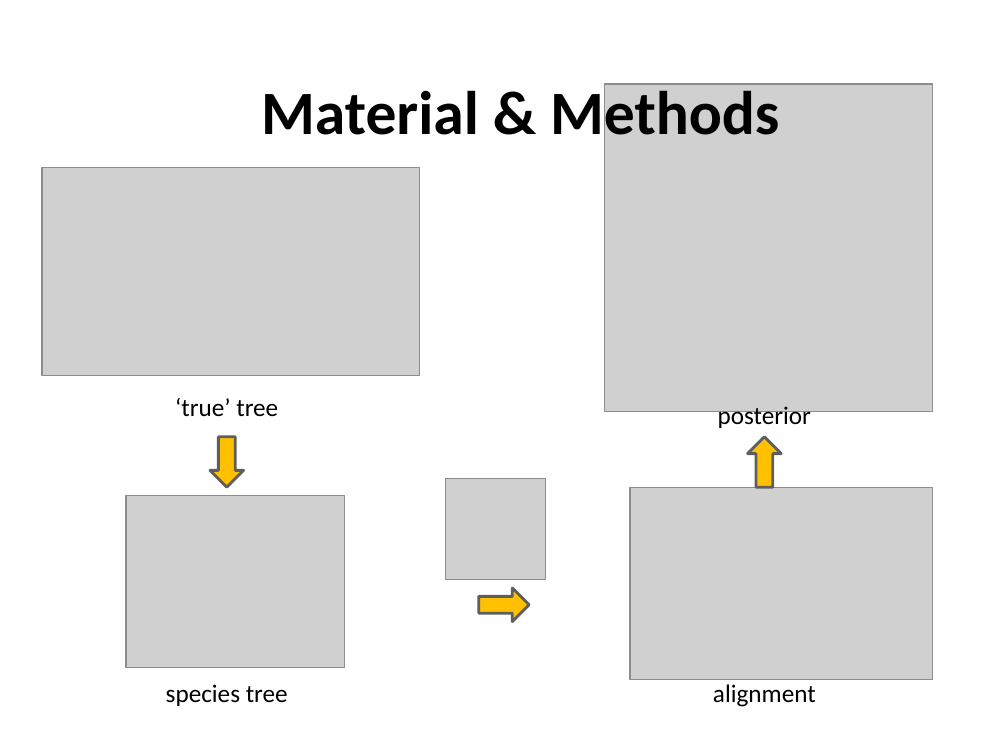
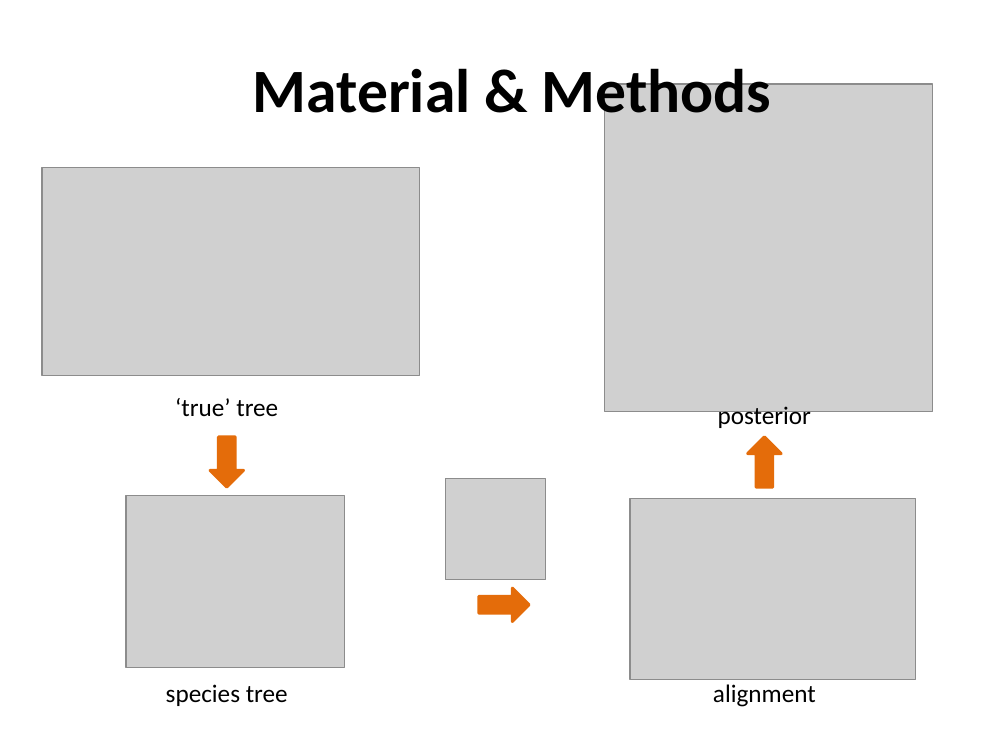
Before and after one commit to richelbilderbeek/Cer2016, a slide deck: slide 7 of doc/Cer2016_Femke Thon & Jolien Gay_V3.0.pptx. Drawn at 1008x756 pixels with LibreOffice and Linux fonts; fonts in the diff are those of the drawing; grey boxes stand for pictures; background and template pictures are left out. Boxes give left, top, right and bottom in pixels: in the first picture for what was removed or moved away, otherwise in the second. Text is boxed around its words. In the diff, an @@ line names an element or a change of style, - is before the commit and + after.

```diff
--- a/doc/Cer2016_Femke Thon & Jolien Gay_V3.0.pptx
+++ b/doc/Cer2016_Femke Thon & Jolien Gay_V3.0.pptx
@@ text "Material & Methods": place and size @@
-text "Material & Methods" at box(261, 83, 779, 149)
+text "Material & Methods" at box(253, 61, 771, 127)
@@ fill #FFC000 to #E46C0A; outline #5E5E5E 2 pt to #E46C0A 2 pt in 3 elements at box(210, 437, 243, 487), box(479, 588, 529, 621), box(747, 437, 781, 487) @@
@@ picture: place and size @@
-picture at box(630, 487, 932, 679)
+picture at box(630, 498, 915, 679)
```
Also in this commit, not shown: 2 other slides changed, 3 other files.
